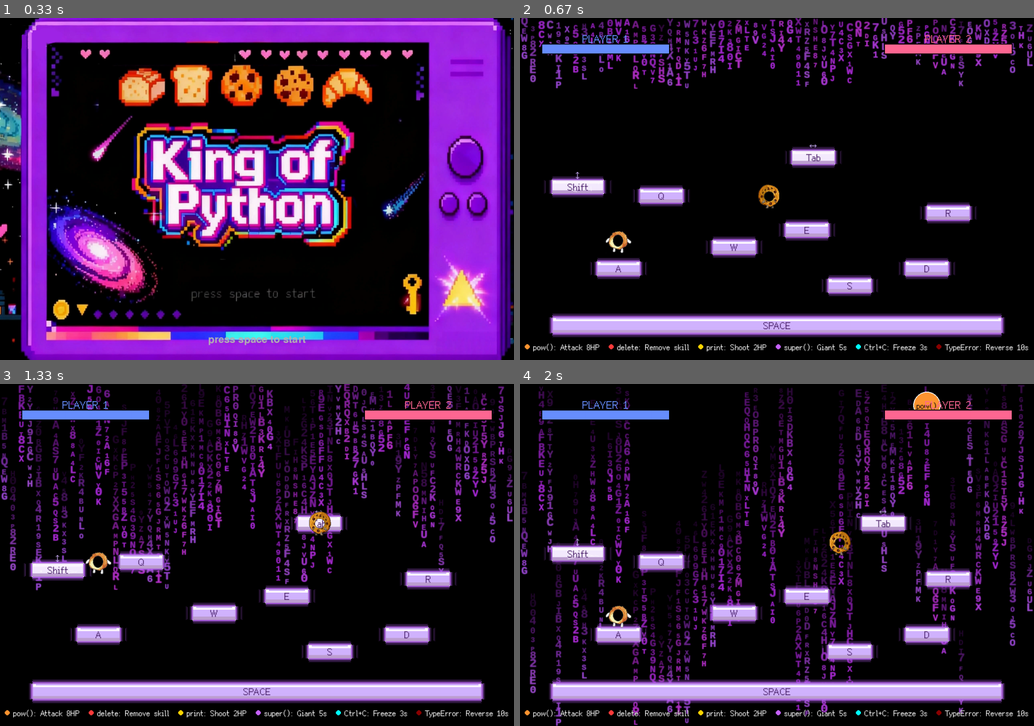
Above: before the commit, frames 1-4 (two rows, left to right).
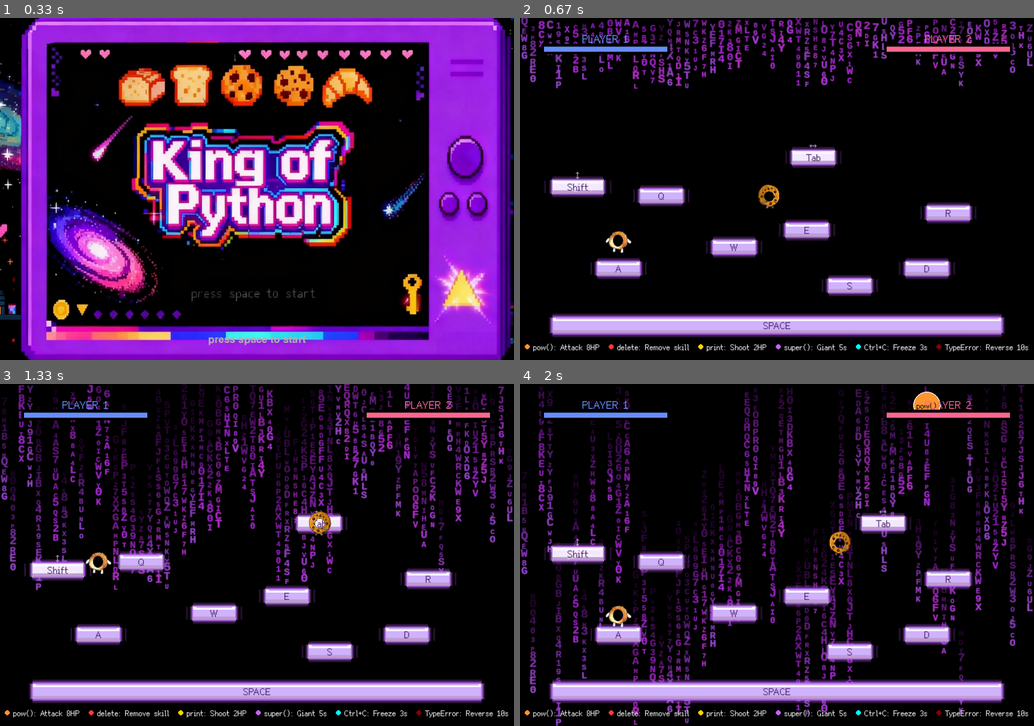
Above: after the commit, the same moments.

Repository: xueyu-coco/King-of-Python
Game: pygame game, started from main.py
Same seed, same stepped clock (60 frames per second), same inputs: the game is played once before the commit and once after it.
Inputs:
- Up to frame 1 (0.33 s): no input
- Up to frame 2 (0.67 s): tap S at 0.33 s
- Up to frame 3 (1.33 s): hold Right 0.67-1.13 s; hold Up from 1.17 s (still down); hold W from 1.17 s (still down)
- Up to frame 4 (2 s): release Up at 1.47 s; release W at 1.47 s

Frame 1 is identical in both runs. In frame 2, 0.8% of the frame differs, in the area x 4-96%, y 7-11%; in frame 3, 0.8%; in frame 4, 0.8%.

Commit message:
ui: pixelated rounded HP bars for both players

Diff:
--- a/main.py
+++ b/main.py
@@ -84,14 +84,36 @@
     hp_bar_height = 25
     hp_bar_y = 60
 
-    # 玩家1血条
+    # 玩家1血条（圆角且像素化）
     p1_x = 50
-    pygame.draw.rect(screen, GRAY, (p1_x, hp_bar_y, hp_bar_width, hp_bar_height))
     hp1_width = int((player1.hp / player1.max_hp) * hp_bar_width)
     # 使用指定颜色 (104, 143, 255) 显示玩家1 血条与名称（与玩家2互换）
     p1_color = (104, 143, 255)
-    pygame.draw.rect(screen, p1_color, (p1_x, hp_bar_y, hp1_width, hp_bar_height))
-    pygame.draw.rect(screen, BLACK, (p1_x, hp_bar_y, hp_bar_width, hp_bar_height), 2)
+
+    # 像素化参数：将小画布放大以获得像素风格
+    PX = 6
+    sw = max(2, hp_bar_width // PX)
+    sh = max(2, hp_bar_height // PX)
+
+    # 背景（灰色）小画布，绘制圆角背景
+    small_bg = pygame.Surface((sw, sh), pygame.SRCALPHA)
+    bg_radius = max(1, sh // 3)
+    pygame.draw.rect(small_bg, GRAY, (0, 0, sw, sh), border_radius=bg_radius)
+
+    # 绘制血量填充（左对齐）在小画布上
+    hp1_small_w = max(1, int((hp1_width / hp_bar_width) * sw)) if hp_bar_width > 0 else sw
+    if hp1_small_w > 0:
+        pygame.draw.rect(small_bg, p1_color, (0, 0, hp1_small_w, sh))
+
+    # 放大回原尺寸以获得像素风格（最近邻放大）
+    scaled = pygame.transform.scale(small_bg, (hp_bar_width, hp_bar_height))
+    screen.blit(scaled, (p1_x, hp_bar_y))
+
+    # 绘制像素化的圆角边框（在小画布上画 1px 边框再放大）
+    outline = pygame.Surface((sw, sh), pygame.SRCALPHA)
+    pygame.draw.rect(outline, BLACK, (0, 0, sw, sh), 1, border_radius=bg_radius)
+    outline_scaled = pygame.transform.scale(outline, (hp_bar_width, hp_bar_height))
+    screen.blit(outline_scaled, (p1_x, hp_bar_y))
 
     name1 = "PLAYER 1"
     p1_text = font_small.render(name1, True, p1_color)
@@ -114,14 +136,33 @@
 
     # 玩家2血条（从右到左填充，扣血时从左边减少，保持右对齐）
     p2_x = WIDTH - 50 - hp_bar_width
-    pygame.draw.rect(screen, GRAY, (p2_x, hp_bar_y, hp_bar_width, hp_bar_height))
     hp2_width = int((player2.hp / player2.max_hp) * hp_bar_width)
     # 使用指定颜色 (255, 104, 147) 显示玩家2 血条与名称（与玩家1互换）
     p2_color = (255, 104, 147)
-    # 血条右对齐，扣血时从左边消失
-    hp2_start_x = p2_x + (hp_bar_width - hp2_width)
-    pygame.draw.rect(screen, p2_color, (hp2_start_x, hp_bar_y, hp2_width, hp_bar_height))
-    pygame.draw.rect(screen, BLACK, (p2_x, hp_bar_y, hp_bar_width, hp_bar_height), 2)
+
+    # 像素化参数与 p1 相同
+    sw = max(2, hp_bar_width // PX)
+    sh = max(2, hp_bar_height // PX)
+    bg_radius = max(1, sh // 3)
+
+    # 背景小画布（灰色圆角）
+    small_bg2 = pygame.Surface((sw, sh), pygame.SRCALPHA)
+    pygame.draw.rect(small_bg2, GRAY, (0, 0, sw, sh), border_radius=bg_radius)
+
+    # 绘制血量填充（右对齐）
+    hp2_small_w = max(1, int((hp2_width / hp_bar_width) * sw)) if hp_bar_width > 0 else sw
+    hp2_small_start = max(0, sw - hp2_small_w)
+    if hp2_small_w > 0:
+        pygame.draw.rect(small_bg2, p2_color, (hp2_small_start, 0, hp2_small_w, sh))
+
+    scaled2 = pygame.transform.scale(small_bg2, (hp_bar_width, hp_bar_height))
+    screen.blit(scaled2, (p2_x, hp_bar_y))
+
+    # 绘制像素化边框
+    outline2 = pygame.Surface((sw, sh), pygame.SRCALPHA)
+    pygame.draw.rect(outline2, BLACK, (0, 0, sw, sh), 1, border_radius=bg_radius)
+    outline2_scaled = pygame.transform.scale(outline2, (hp_bar_width, hp_bar_height))
+    screen.blit(outline2_scaled, (p2_x, hp_bar_y))
 
     name2 = "PLAYER 2"
     p2_text = font_small.render(name2, True, p2_color)
